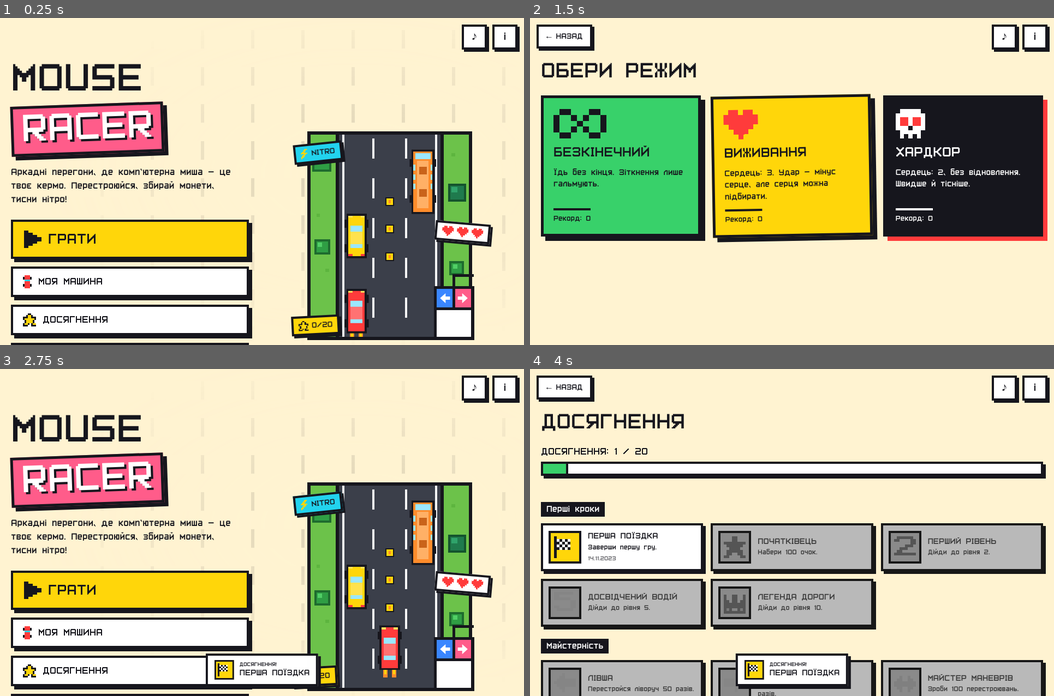
Above: before the commit, frames 1-4 (two rows, left to right).
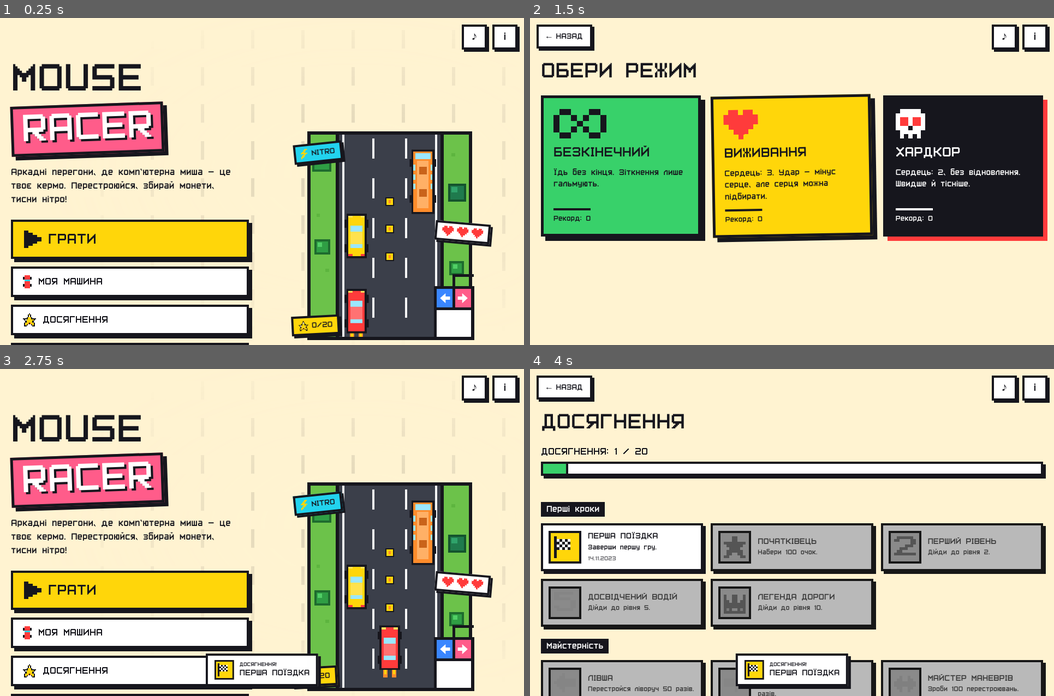
Above: after the commit, the same moments.

Repository: whyuxavier/mouse-racer
Game: browser game, page index.html
Same seed, same stepped clock (60 frames per second), same inputs: the game is played once before the commit and once after it.
Inputs (mouse positions are in pixels of both pictures, inside the frame that each line leads up to):
- Up to frame 1 (0.25 s): no input
- Up to frame 2 (1.5 s): click (792, 181) at 0.27 s; click (792, 214) at 1.07 s; click "ГРАТИ" at 1.27 s
- Up to frame 3 (2.75 s): click (157, 499) at 1.67 s; click "Pause" at 2.02 s; press the mouse at (366, 483) at 2.27 s; release the mouse at (262, 467) at 2.4 s; click "МЕНЮ" at 2.47 s
- Up to frame 4 (4 s): click (870, 597) at 2.87 s; click "i" at 3.07 s; click (661, 614) at 3.47 s; click "ДОСЯГНЕННЯ" at 3.67 s

The runs differ from the first frame. In frame 1, less than 0.1% of the frame differs, in the area x 4-59%, y 90-96%; in frame 2, nothing differs; in frame 3, less than 0.1%; in frame 4, nothing differs.

Commit message:
Перемалювати піксельну зірочку
Co-Authored-By: Claude Fable 5.1 <noreply@anthropic.com>
Claude-Session: https://claude.ai/code/session_01JgZfFGHeek7MGFyQmyoXgr

Diff:
--- a/index.html
+++ b/index.html
@@ -463,7 +463,7 @@
   bolt:'...yy./..yy../.yy.../yyyyy./..yy../.yy.../yy..../y.....',
   lock:'..www../.w...w./.w...w./yyyyyyy/yyykyyy/yyykyyy/yyyyyyy',
   coin:'..kkkk../.kyyyyk./kyyooyyk/kyoyyyyk/kyoyyyyk/kyyooyyk/.kyyyyk./..kkkk..',
-  star:'...kk.../..kyyk../kkkyykkk/kyyyyyyk/.kyyyyk./.kyyyyk./kyyk.kyyk/kkk..kkk',
+  star:'.....k...../....kyk..../....kwk..../...kyyyk.../kkkkyyykkkk/.kwyyyyyyk./..kyyyyyk../..kyyyyyk../.kyyokoyyk./.kyk...kyk./.kk.....kk.',
   inf:'.kk...kk./k..k.k..k/k...k...k/k..k.k..k/.kk...kk.',
   pause:'ww.ww/ww.ww/ww.ww/ww.ww/ww.ww/ww.ww',
   play:'kk....../kkkk..../kkkkkk../kkkkkkkk/kkkkkkkk/kkkkkk../kkkk..../kk......',
